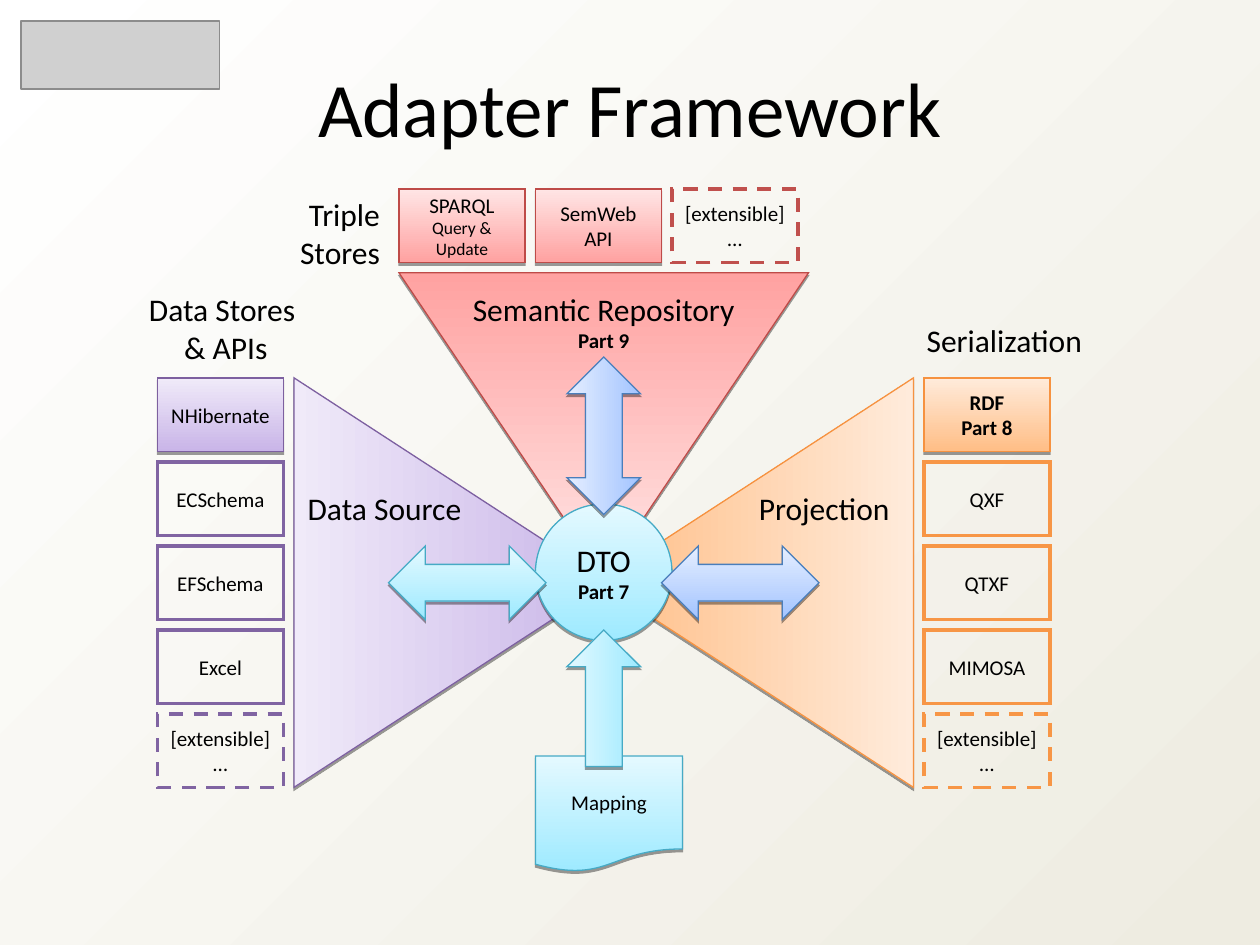
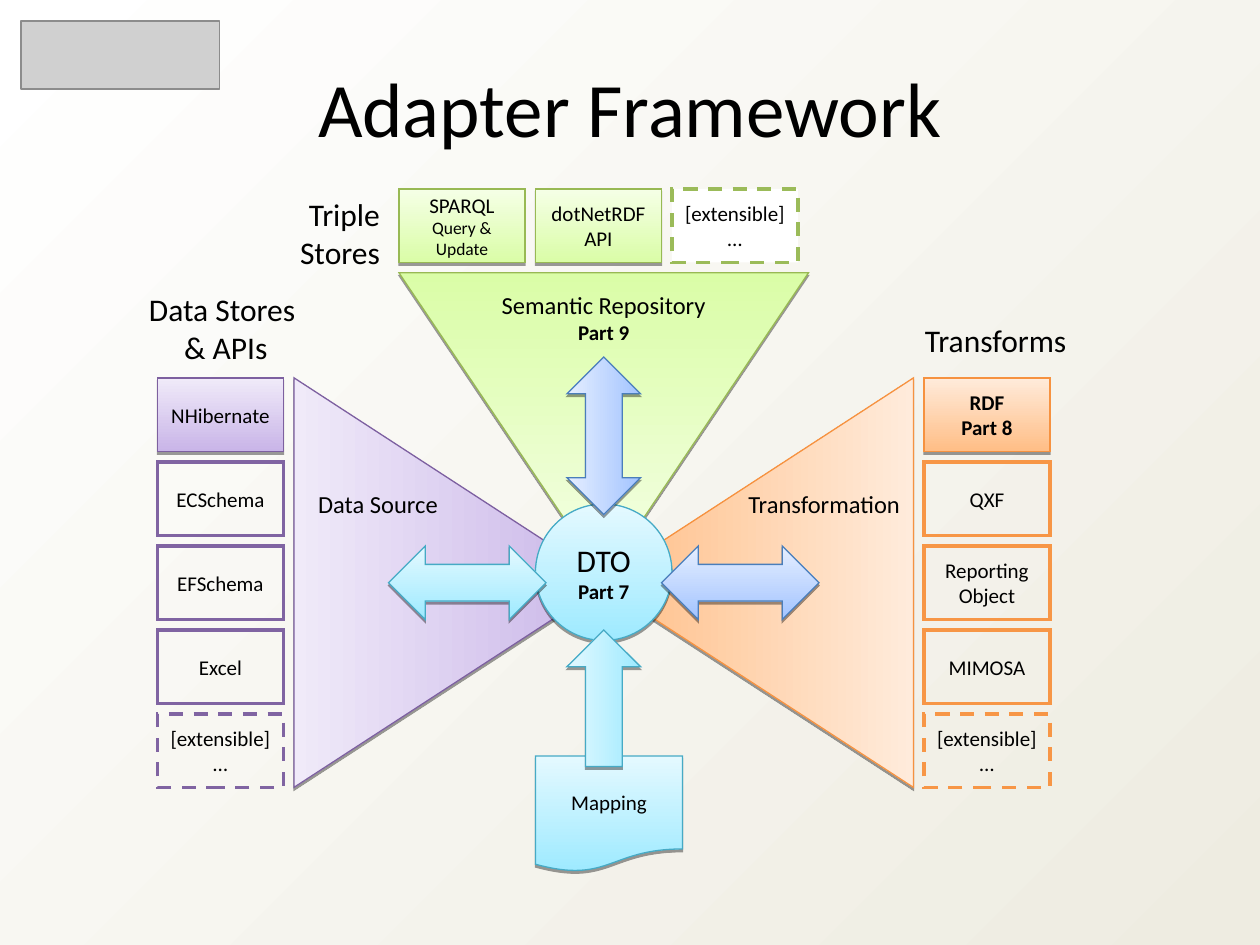
Before and after one commit to heyena/iring-tools, a slide deck: slide 10 of trunk/Documentation/iRINGTools_SDK_Overview_v1_3_0.ppt. Drawn at 1260x945 pixels with LibreOffice and Linux fonts; fonts in the diff are those of the drawing; grey boxes stand for pictures. Boxes give left, top, right and bottom in pixels: in the first picture for what was removed or moved away, otherwise in the second. Text is boxed around its words. In the diff, an @@ line names an element or a change of style, - is before the commit and + after.

```diff
--- a/trunk/Documentation/iRINGTools_SDK_Overview_v1_3_0.ppt
+++ b/trunk/Documentation/iRINGTools_SDK_Overview_v1_3_0.ppt
@@ fill gradient #FFA2A1 to #FFE5E5 to gradient #DAFDA7 to #F5FFE6; outline #BE4B48 0.74 pt to #98B954 0.74 pt in 3 elements at bbox=[399, 189, 525, 262], bbox=[399, 273, 809, 578], bbox=[536, 189, 662, 262] @@
@@ text in rectangle at bbox=[551, 206, 645, 246]: text changed @@
-SemWeb API
+dotNetRDF API
@@ rectangle "[extensible]" at bbox=[672, 189, 798, 262]: fill none to #FFFFFF; outline #C0504D 2.01 pt dashed to #9BBB59 2.01 pt dashed @@
@@ text "Semantic Repository Part 9" at bbox=[502, 297, 706, 340]: size 18 to 14 pt in "Semantic Repository" @@
@@ text at bbox=[925, 330, 1066, 353]: text changed @@
-Serialization
+Transforms
@@ text "Data Source" at bbox=[318, 497, 438, 513]: size 18 to 14 pt @@
@@ text added at bbox=[748, 496, 900, 513], 14 pt, text #000000 @@
+Transformation
@@ text removed at bbox=[759, 498, 889, 526] @@
-Projection
@@ text in rectangle at bbox=[945, 563, 1028, 607]: text changed @@
-QTXF
+Reporting Object
```
Also in this commit, not shown: 4 other slides changed, 2 slides added, 1 slide removed, 2 other files.
